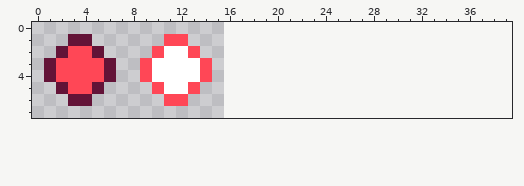
Edited in one commit: pixel-art sprite (RobotGame/Content/Textures/enemy_bullet.png). This is how it looked before the edit.
The file is 16x8 pixels. The old version is drawn lined up with the new one, on the new canvas.
New version:
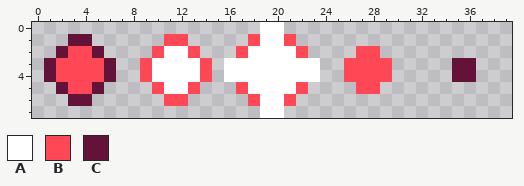
Palette (. is transparent): A #ffffff  B #ff4756  C #631337
Difference:
canvas 16x8 -> 40x8
@@ x 14..38 @@
-0 .........................
-1 .........................
-2 .........................
-3 B........................
-4 B........................
-5 .........................
-6 .........................
-7 .........................
+0 .....AA..................
+1 ....BAAB.................
+2 ...BAAAAB....BB..........
+3 B.AAAAAAAA..BBBB.....CC..
+4 B.AAAAAAAA..BBBB.....CC..
+5 ...BAAAAB....BB..........
+6 ....BAAB.................
+7 .....AA..................
Boxes around the changes in both pictures, in picture pixels (x1, y1, x2, y2):
added: (224, 22, 392, 118)
added: (452, 58, 476, 82)
